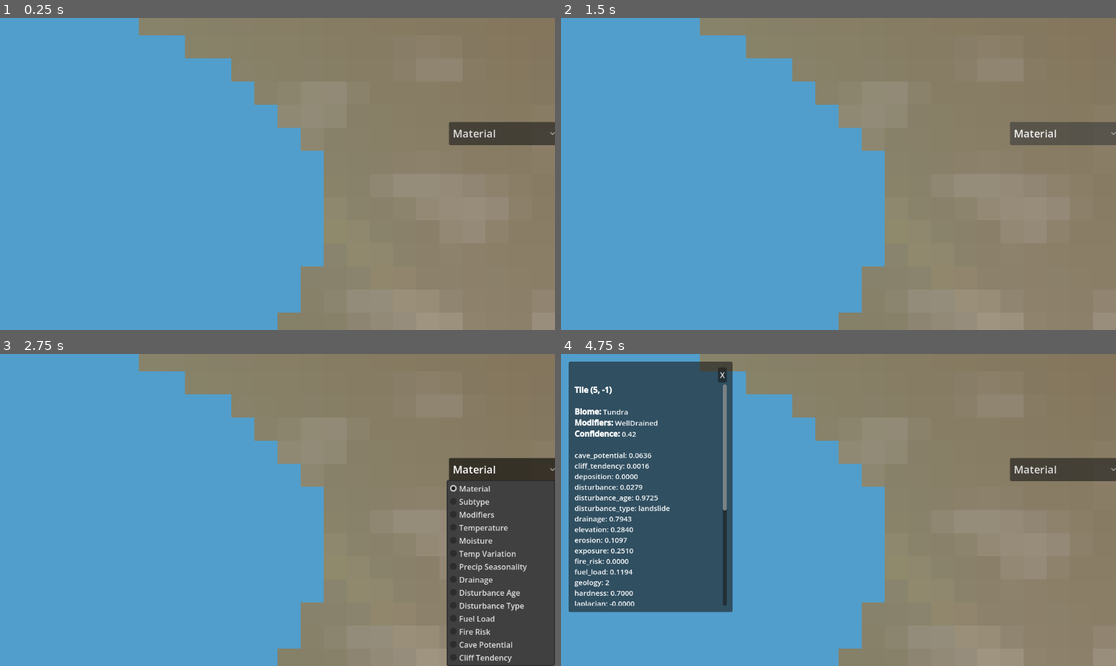
Above: before the commit, frames 1-4 (two rows, left to right).
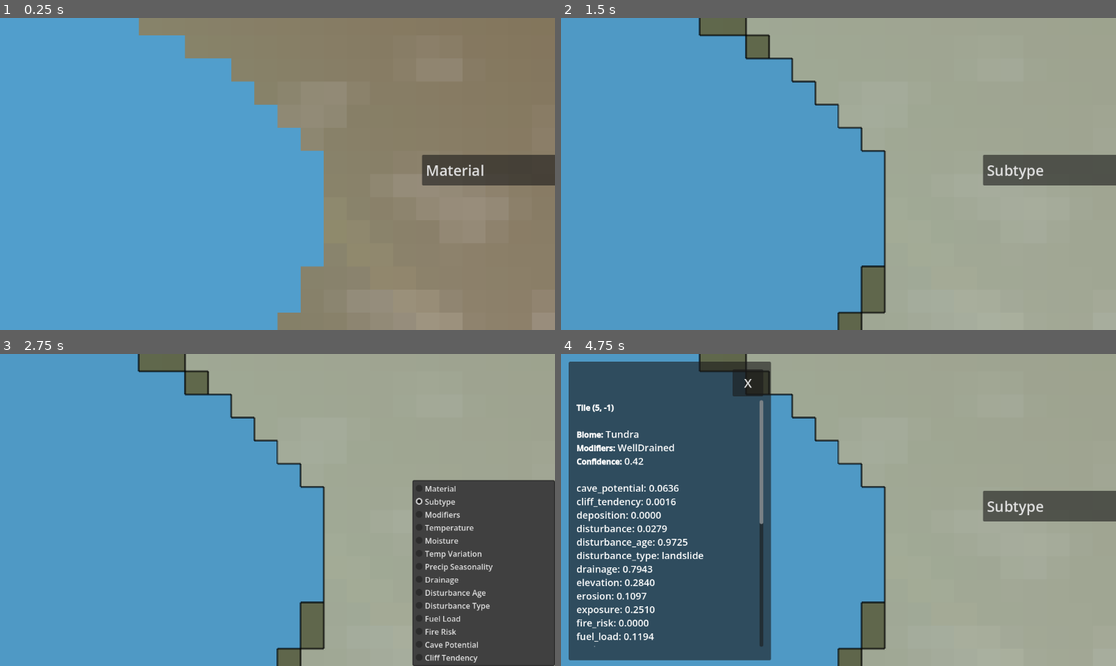
Above: after the commit, the same moments.

Repository: joahreason/explore
Game: Godot game, scene res://world.tscn
Two runs of this game, one before a commit and one after it. Both use one fixed random seed, a clock stepped at 60 frames per second and the inputs below.
Inputs (mouse positions are in pixels of both pictures, inside the frame that each line leads up to):
- Up to frame 1 (0.25 s): no input
- Up to frame 2 (1.5 s): click "Material" at 0.5 s; click "Material" at 1.25 s
- Up to frame 3 (2.75 s): click "Material" (after the commit: "Subtype") at 2 s
- Up to frame 4 (4.75 s): click "Material" (after the commit: "Subtype") at 2.75 s; click "Material" (after the commit: "Subtype") at 3.5 s; tap Enter at 4.25 s; move the mouse to (960, 494) at 4.27 s; tap B at 4.35 s; click (960, 494) at 4.42 s

The runs differ from the first frame. In frame 1, 3.7% of the frame differs, in the area x 75-100%, y 33-54%; in frame 2, 50%; in frame 3, 40%; in frame 4, 65%, in the area x 1-100%, y 0-100%.

Commit message:
Scale up UI for mobile and add touch-drag scrolling to the inspector panel
Bump button/dropdown/panel sizes and font sizes ~30% for bigger touch
targets, and widen the tile inspector panel to fit its long field list
more comfortably.

ScrollContainer only scrolled via the wheel or dragging the scrollbar
thumb itself - dragging the content area (the natural touch gesture)
did nothing. Added touch_scroll_container.gd, which tracks left-mouse/
touch press+drag and applies the delta to scroll_vertical directly;
the inspector's RichTextLabel is set to mouse_filter=Ignore so drags
starting on the text reach the ScrollContainer instead of being eaten
by the label.

Co-Authored-By: Claude Sonnet 5 <noreply@anthropic.com>
Claude-Session: https://claude.ai/code/session_01FGRKBehJuHB2bSj53HPTpB

Diff:
--- /dev/null
+++ b/scripts/touch_scroll_container.gd
@@ -0,0 +1,22 @@
+extends ScrollContainer
+
+## ScrollContainer only scrolls via mouse wheel or dragging the scrollbar
+## thumb itself - dragging anywhere in the content area (the natural touch
+## gesture on mobile) does nothing by default. This adds that.
+## Touch arrives here as emulated left-mouse press/motion (Project Settings
+## default "emulate_mouse_from_touch"), so listening for InputEventMouse*
+## covers touch-drag and an equivalent desktop click-drag-to-scroll for
+## free. Requires the scrolled content's mouse_filter be set to Ignore (see
+## world.tscn) so presses over it reach this node's _gui_input instead of
+## being consumed by the content control itself.
+
+var _dragging: bool = false
+
+
+func _gui_input(event: InputEvent) -> void:
+	if event is InputEventMouseButton and event.button_index == MOUSE_BUTTON_LEFT:
+		_dragging = event.pressed
+		accept_event()
+	elif event is InputEventMouseMotion and _dragging:
+		scroll_vertical -= int(event.relative.y)
+		accept_event()
--- a/world.tscn
+++ b/world.tscn
@@ -7,6 +7,7 @@
 [ext_resource type="Script" path="res://scripts/seed_input.gd" id="5"]
 [ext_resource type="Script" path="res://scripts/randomize_seed_button.gd" id="6"]
 [ext_resource type="Script" path="res://scripts/tile_inspector_panel.gd" id="7"]
+[ext_resource type="Script" path="res://scripts/touch_scroll_container.gd" id="8"]
 
 [node name="World" type="Node2D" unique_id=1158263506]
 script = ExtResource("1")
@@ -28,11 +29,11 @@
 [node name="SeedInput" type="LineEdit" parent="UI"]
 anchor_left = 1.0
 anchor_right = 1.0
-offset_left = -220.0
+offset_left = -276.0
 offset_top = 16.0
 offset_right = -16.0
-offset_bottom = 64.0
-theme_override_font_sizes/font_size = 22
+offset_bottom = 80.0
+theme_override_font_sizes/font_size = 30
 placeholder_text = "Seed"
 max_length = 40
 script = ExtResource("5")
@@ -40,64 +41,69 @@
 [node name="RandomizeButton" type="Button" parent="UI"]
 anchor_left = 1.0
 anchor_right = 1.0
-offset_left = -220.0
-offset_top = 72.0
+offset_left = -276.0
+offset_top = 92.0
 offset_right = -16.0
-offset_bottom = 136.0
-theme_override_font_sizes/font_size = 24
+offset_bottom = 176.0
+theme_override_font_sizes/font_size = 32
 text = "Randomize"
 script = ExtResource("6")
 
 [node name="ReloadButton" type="Button" parent="UI"]
 anchor_left = 1.0
 anchor_right = 1.0
-offset_left = -220.0
-offset_top = 144.0
+offset_left = -276.0
+offset_top = 188.0
 offset_right = -16.0
-offset_bottom = 208.0
-theme_override_font_sizes/font_size = 28
+offset_bottom = 272.0
+theme_override_font_sizes/font_size = 36
 text = "Reload"
 script = ExtResource("3")
 
 [node name="ViewModeDropdown" type="OptionButton" parent="UI"]
 anchor_left = 1.0
 anchor_right = 1.0
-offset_left = -220.0
-offset_top = 216.0
+offset_left = -276.0
+offset_top = 284.0
 offset_right = -16.0
-offset_bottom = 264.0
-theme_override_font_sizes/font_size = 22
+offset_bottom = 348.0
+theme_override_font_sizes/font_size = 30
 script = ExtResource("4")
 
 [node name="TileInspector" type="PanelContainer" parent="UI"]
 offset_left = 16.0
 offset_top = 16.0
-offset_right = 356.0
-offset_bottom = 536.0
+offset_right = 436.0
+offset_bottom = 636.0
 script = ExtResource("7")
 
 [node name="Margin" type="MarginContainer" parent="UI/TileInspector"]
 layout_mode = 2
-theme_override_constants/margin_left = 12
-theme_override_constants/margin_top = 12
-theme_override_constants/margin_right = 12
-theme_override_constants/margin_bottom = 12
+theme_override_constants/margin_left = 16
+theme_override_constants/margin_top = 16
+theme_override_constants/margin_right = 16
+theme_override_constants/margin_bottom = 16
 
 [node name="VBox" type="VBoxContainer" parent="UI/TileInspector/Margin"]
 layout_mode = 2
+theme_override_constants/separation = 8
 
 [node name="CloseButton" type="Button" parent="UI/TileInspector/Margin/VBox"]
+custom_minimum_size = Vector2(64, 56)
 layout_mode = 2
 size_flags_horizontal = 8
+theme_override_font_sizes/font_size = 26
 text = "X"
 
 [node name="Scroll" type="ScrollContainer" parent="UI/TileInspector/Margin/VBox"]
 layout_mode = 2
-custom_minimum_size = Vector2(0, 460)
+custom_minimum_size = Vector2(0, 512)
+script = ExtResource("8")
 
 [node name="Label" type="RichTextLabel" parent="UI/TileInspector/Margin/VBox/Scroll"]
 layout_mode = 2
 size_flags_horizontal = 3
+mouse_filter = 2
 bbcode_enabled = true
 fit_content = true
-theme_override_font_sizes/normal_font_size = 15
+theme_override_font_sizes/normal_font_size = 20
